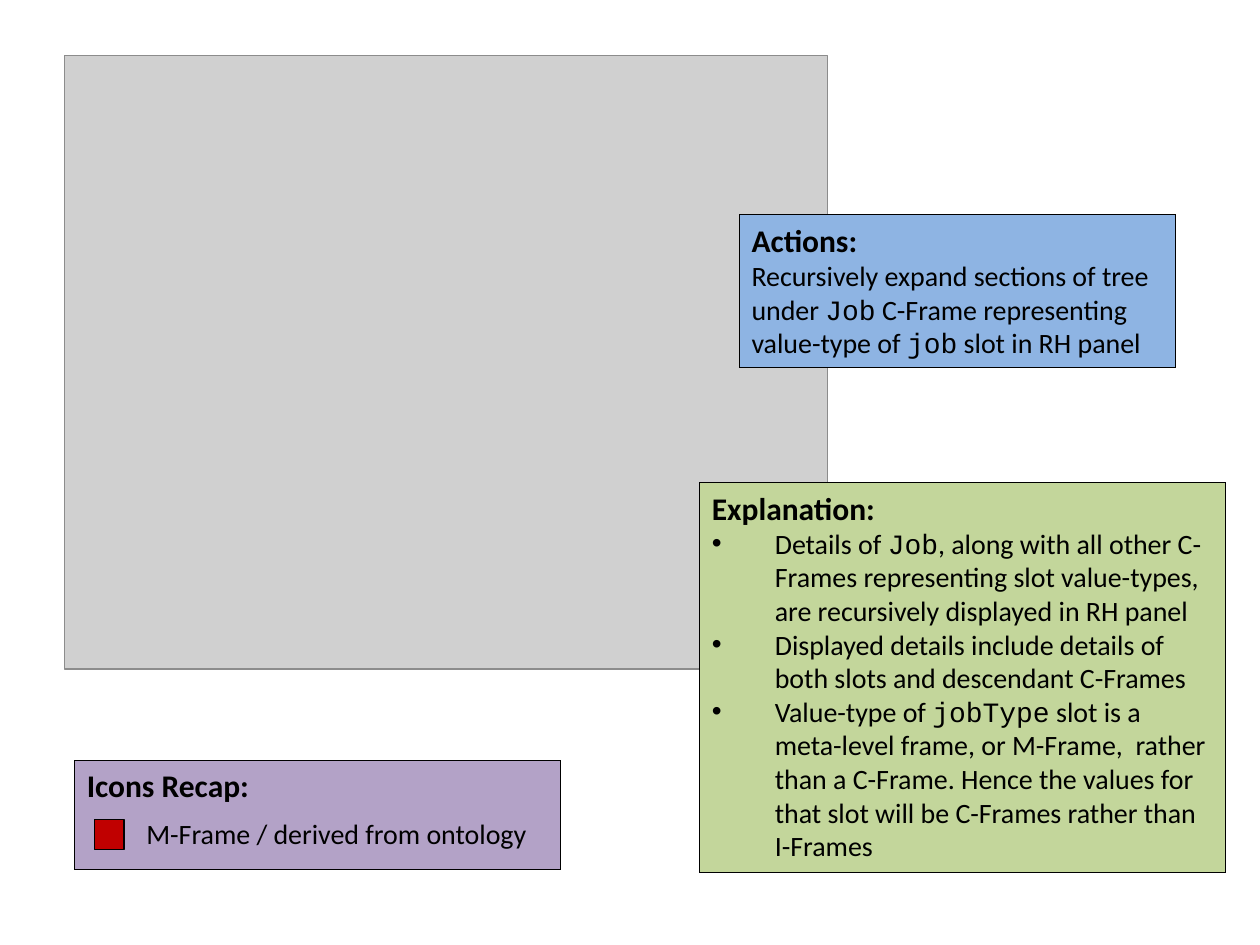
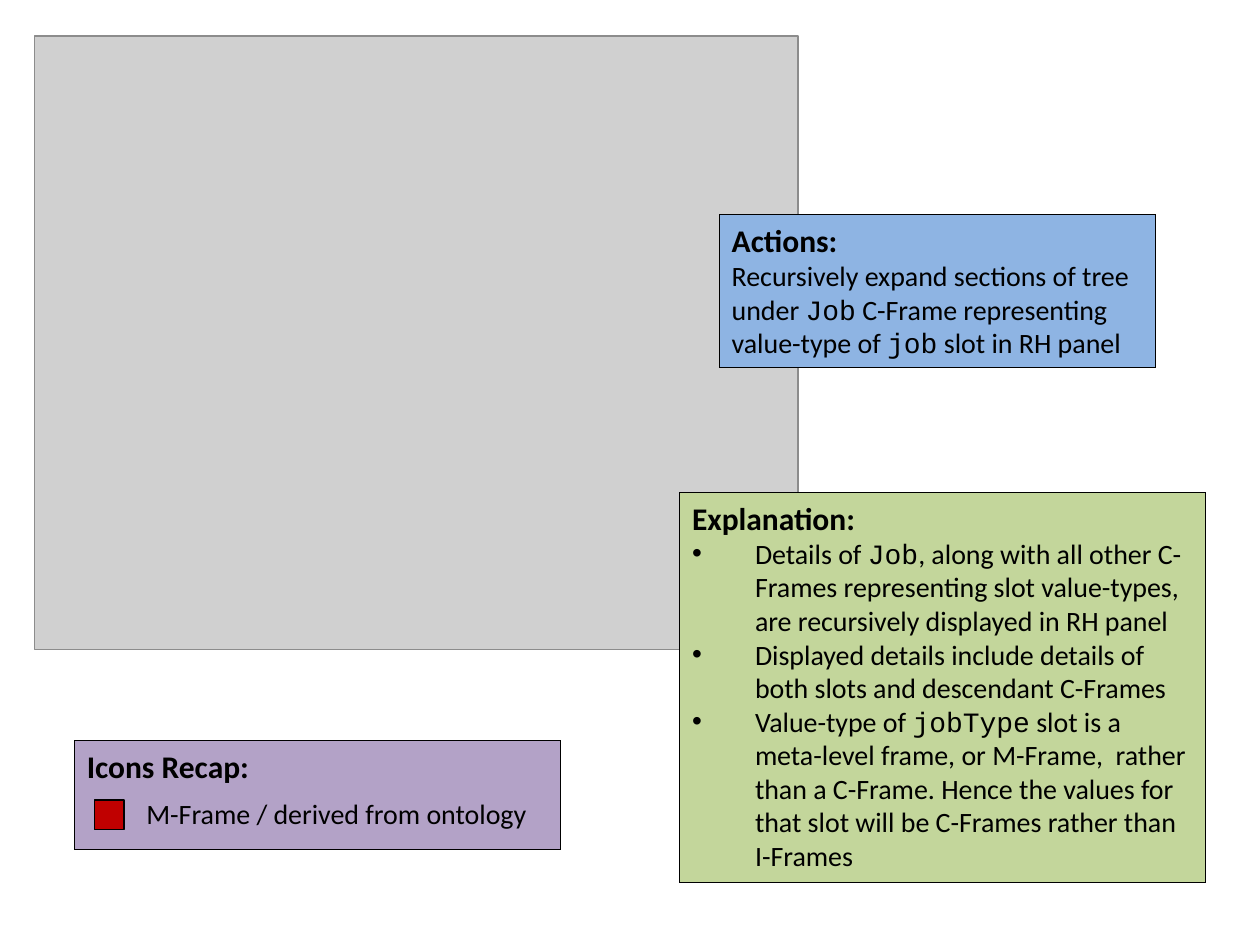
Before and after one commit to colin-puleston/mekon-hobo, a slide deck: slide 14 of docs/MEKON-HOBO Introductory Tutorial.pptx. Drawn at 1260x945 pixels with LibreOffice and Linux fonts; fonts in the diff are those of the drawing; grey boxes stand for pictures. Boxes give left, top, right and bottom in pixels: in the first picture for what was removed or moved away, otherwise in the second. Text is boxed around its words. In the diff, an @@ line names an element or a change of style, - is before the commit and + after.

```diff
--- a/docs/MEKON-HOBO Introductory Tutorial.pptx
+++ b/docs/MEKON-HOBO Introductory Tutorial.pptx
@@ picture: place and size @@
-picture at (64, 55, 828, 669)
+picture at (35, 37, 799, 650)
@@ rectangle "Actions:": place and size @@
-rectangle "Actions:" at (740, 214, 1176, 367)
+rectangle "Actions:" at (719, 214, 1155, 367)
@@ rectangle "Explanation:": place and size @@
-rectangle "Explanation:" at (699, 483, 1225, 873)
+rectangle "Explanation:" at (679, 493, 1205, 883)
@@ 2 rectangles, 1 text: place and size @@
-2 rectangles, 1 text at (74, 760, 561, 869)
+2 rectangles, 1 text at (74, 741, 561, 850)
```
Also in this commit, not shown: 11 other slides changed, 2 slides added.
